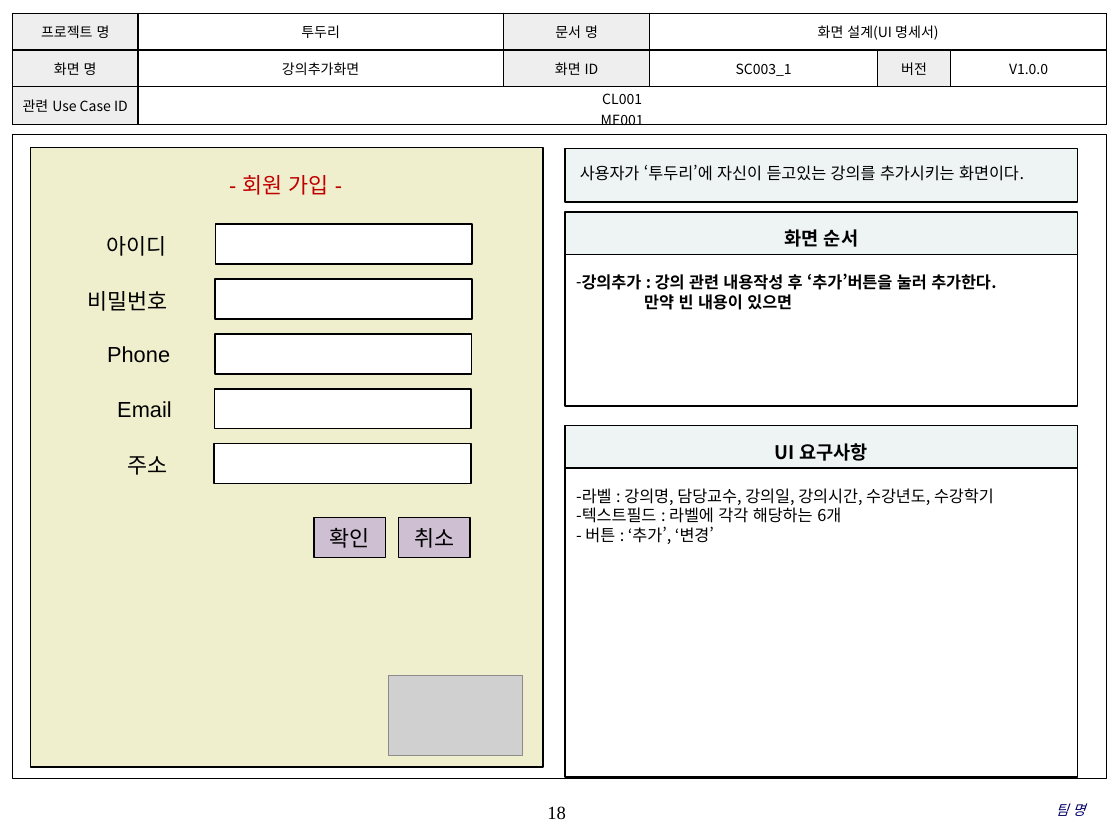
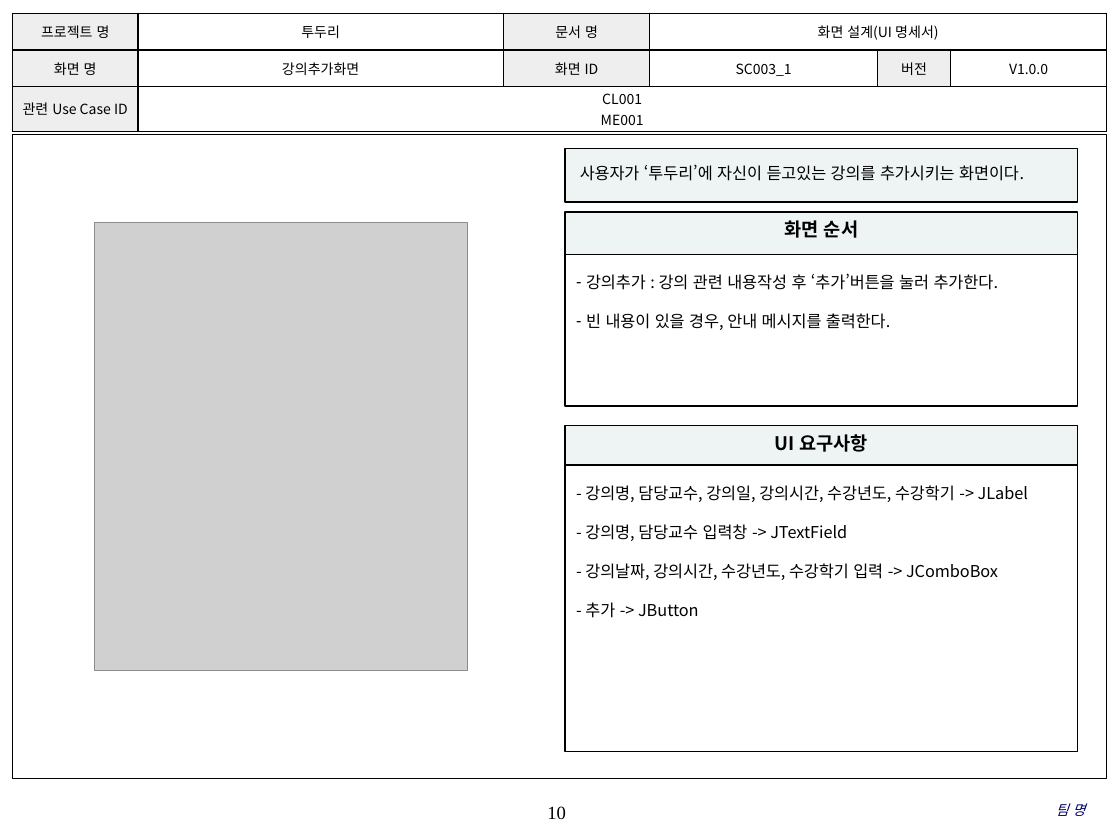
Before and after one commit to coskdms/SE2017_10_TenoutofTen, a slide deck: slide 10 of doc/3_ 설계서/UI Design Template.pptx (slide 18 before the commit). Drawn at 1120x840 pixels with LibreOffice and Linux fonts; fonts in the diff are those of the drawing; grey boxes stand for pictures; background and template pictures are left out. Boxes give left, top, right and bottom in pixels: in the first picture for what was removed or moved away, otherwise in the second. Text is boxed around its words. In the diff, an @@ line names an element or a change of style, - is before the commit and + after.

Commit message:
#855 신규 완료 보통 2017.05.26 UI설계서 최종 작성하였습니다.

```diff
--- a/doc/3_ 설계서/UI Design Template.pptx
+++ b/doc/3_ 설계서/UI Design Template.pptx
@@ picture added at (x1=94, y1=223, x2=467, y2=671) @@
@@ text in rectangle at (x1=586, y1=273, x2=999, y2=290): bold off in "강의추가 : 강의 관련 내용작성 후 ‘추가’버튼을 ..." @@
@@ text in rectangle at (x1=586, y1=313, x2=890, y2=330): text changed; bold off @@
-만약 빈 내용이 있으면
+– 빈 내용이 있을 경우, 안내 메시지를 출력한다.
@@ rectangle "- 강의명, 담당교수, 강의일, 강의시간, ..." resized from (x1=566, y1=468, x2=1079, y2=777) to (x1=566, y1=465, x2=1079, y2=752) @@
@@ text in rectangle at (x1=585, y1=485, x2=1028, y2=618): text changed @@
--라벨 : 강의명, 담당교수, 강의일, 강의시간, 수강년도, 수강학기
--텍스트필드 : 라벨에 각각 해당하는 6개
-- 버튼 : ‘추가’, ‘변경’
+- 강의명, 담당교수, 강의일, 강의시간, 수강년도, 수강학기 -> JLabel
+- 강의명, 담당교수 입력창 -> JTextField
+- 강의날짜, 강의시간, 수강년도, 수강학기 입력 -> JComboBox
+- 추가 -> JButton
@@ group removed at (x1=30, y1=148, x2=543, y2=767): 8 rectangles, 6 texts, 1 picture @@
-확인
-- 회원 가입 -
-아이디
-비밀번호
-Phone
-Email
-주소
-취소
@@ page number at (x1=547, y1=806, x2=566, y2=819): text changed @@
-18
+10
```
Also in this commit, not shown: 15 other slides changed, 5 slides added, 9 slides removed.
